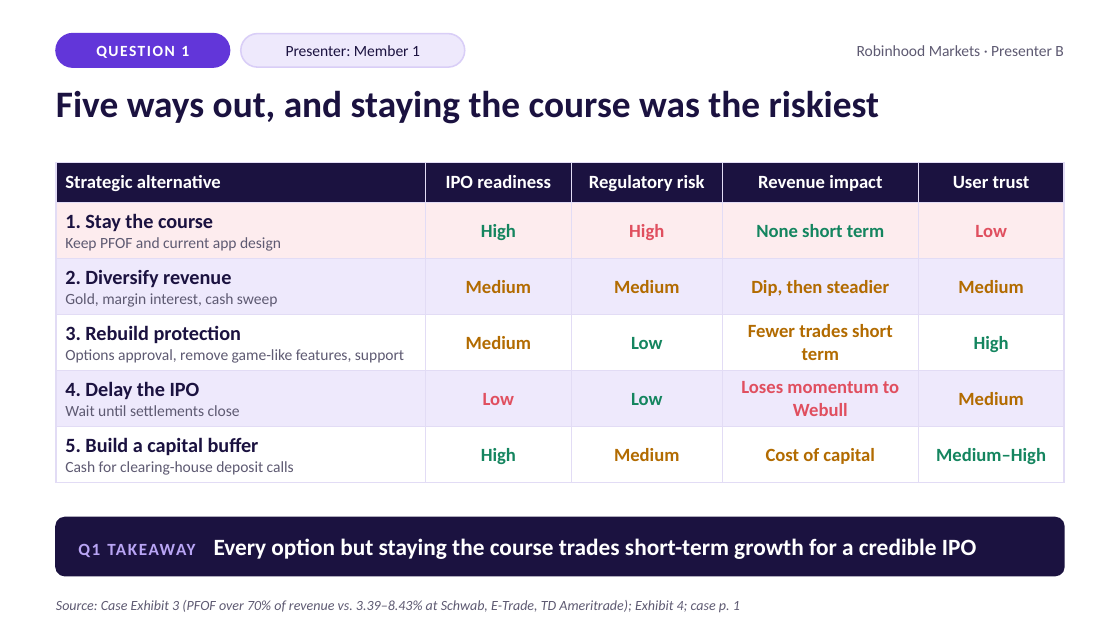
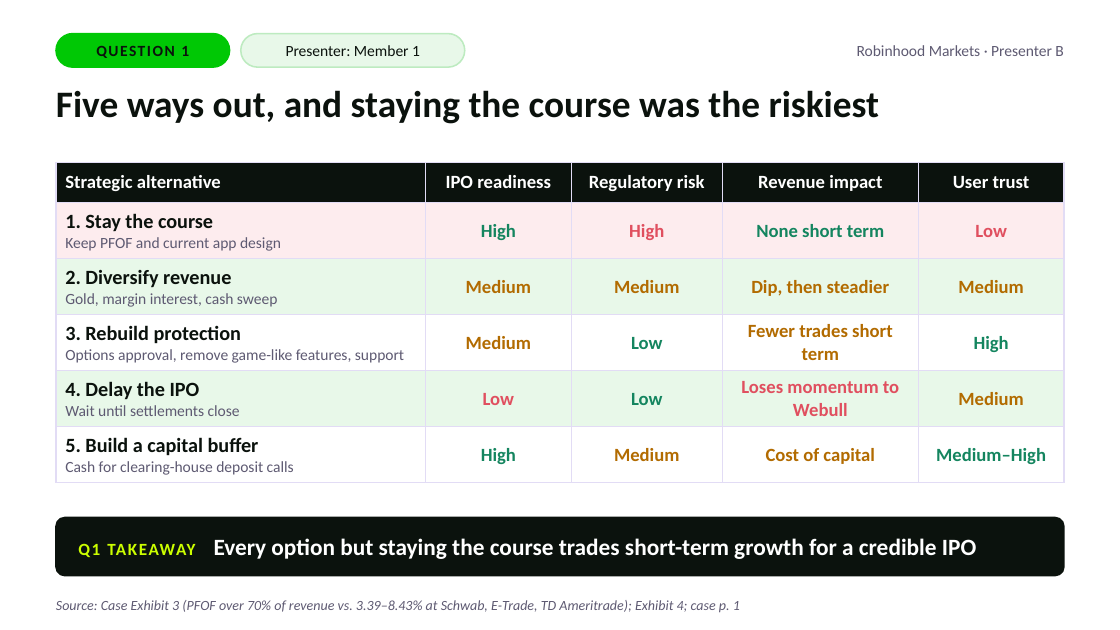
Before and after one commit to melissalcaraz1/DF, a slide deck: slide 3 of robinhood/Robinhood_Member1_Slides.pptx. Drawn at 1120x630 pixels with LibreOffice and Linux fonts; fonts in the diff are those of the drawing. Boxes give left, top, right and bottom in pixels: in the first picture for what was removed or moved away, otherwise in the second. Text is boxed around its words. In the diff, an @@ line names an element or a change of style, - is before the commit and + after.

```diff
--- a/robinhood/Robinhood_Member1_Slides.pptx
+++ b/robinhood/Robinhood_Member1_Slides.pptx
@@ text "QUESTION 1" at <box>96,46,189,58</box>: text colour #FFFFFF to #0B120D @@
@@ rounded rectangle at <box>56,34,230,67</box>: fill #6236D9 to #00C805; outline #6236D9 1 pt to #00C805 1 pt @@
@@ text "Presenter: Member 1" at <box>286,45,420,56</box>: text colour #1B1240 to #0B120D @@
@@ rounded rectangle at <box>241,34,465,67</box>: fill #EEE9FC to #E8F8E9; outline #D9CEF7 1 pt to #BDEBC0 1 pt @@
@@ text "Five ways out, and staying ..." at <box>56,90,879,124</box>: text colour #1B1240 to #0B120D @@
@@ table at <box>56,162,1064,479</box> @@
@@ fill #1B1240 to #0B120D in row 1 @@
@@ fill #EEE9FC to #E8F8E9 in 10 cells @@
@@ text colour #1B1240 to #0B120D in "1. Stay the course", "2. Diversify revenue", "3. Rebuild protection", "4. Delay the IPO" and 1 more places @@
@@ rounded rectangle at <box>56,517,1064,576</box>: fill #1B1240 to #0B120D; outline #1B1240 1 pt to #0B120D 1 pt @@
@@ text "Q1 TAKEAWAY Every option but ..." at <box>78,538,976,559</box>: text colour #B9A5F5 to #CCFF00 in "Q1 TAKEAWAY" @@
```
Also in this commit, not shown: 4 other slides changed, 1 other file.
